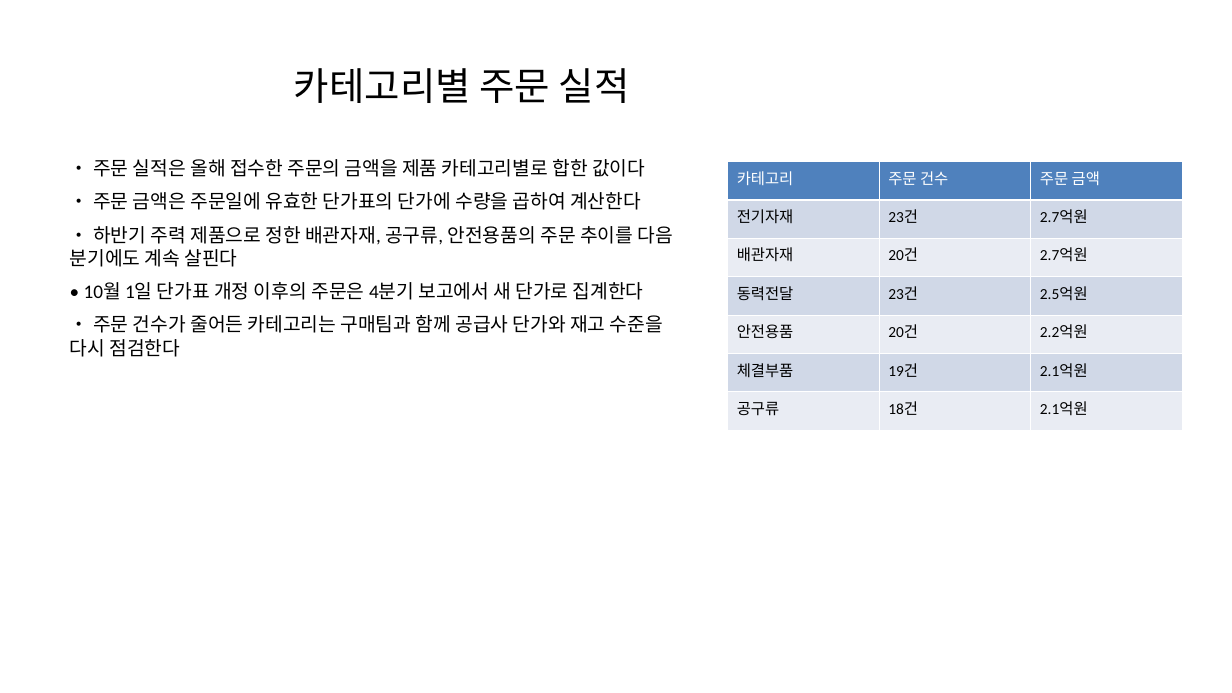
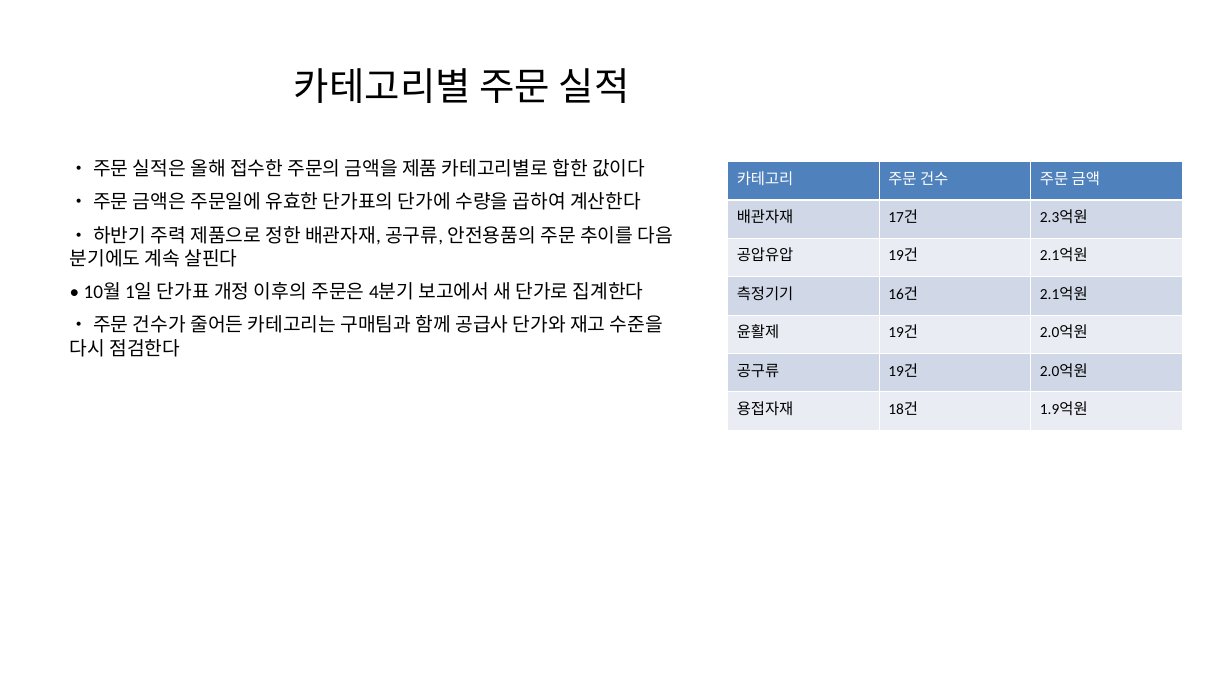
Before and after one commit to kimtoma/AutoOntology, a slide deck: slide 6 of samples/hanbit/documents/분기실적보고.pptx. Drawn at 1232x693 pixels with LibreOffice and Linux fonts; fonts in the diff are those of the drawing. Boxes give left, top, right and bottom in pixels: in the first picture for what was removed or moved away, otherwise in the second. Text is boxed around its words. In the diff, an @@ line names an element or a change of style, - is before the commit and + after.

```diff
--- a/samples/hanbit/documents/분기실적보고.pptx
+++ b/samples/hanbit/documents/분기실적보고.pptx
@@ table at (727, 162, 1182, 431) @@
-row 2: 전기자재 | 23건 | 2.7억원
+row 2: 배관자재 | 17건 | 2.3억원
-row 3: 배관자재 | 20건 | 2.7억원
+row 3: 공압유압 | 19건 | 2.1억원
-row 4: 동력전달 | 23건 | 2.5억원
+row 4: 측정기기 | 16건 | 2.1억원
-row 5: 안전용품 | 20건 | 2.2억원
+row 5: 윤활제 | 19건 | 2.0억원
-row 6, column 1: 체결부품
+row 6, column 1: 공구류
-row 6, column 3: 2.1억원
+row 6, column 3: 2.0억원
-row 7, column 1: 공구류
+row 7, column 1: 용접자재
-row 7, column 3: 2.1억원
+row 7, column 3: 1.9억원
```
Also in this commit, not shown: 6 other slides changed, 34 other files.
